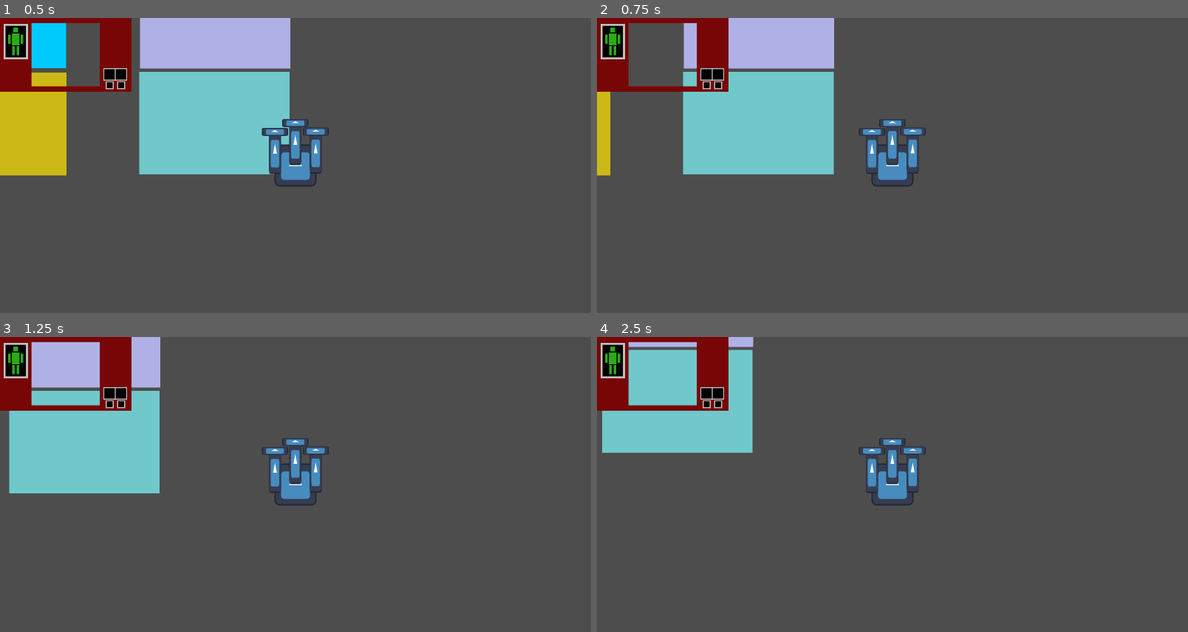
Above: before the commit, frames 1-4 (two rows, left to right).
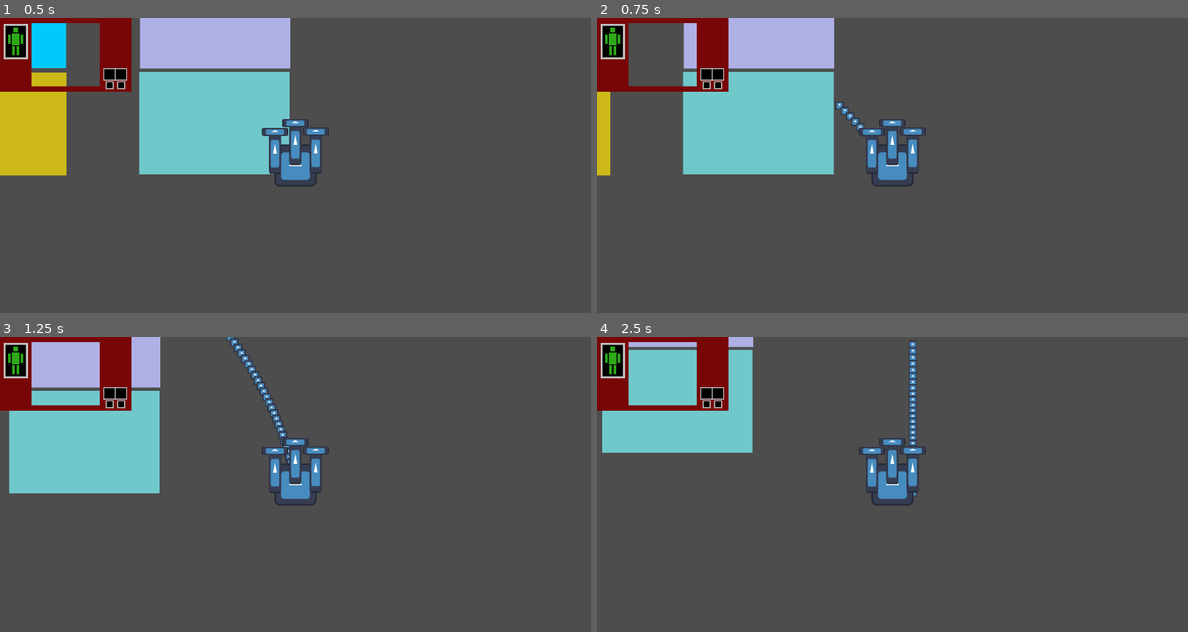
Above: after the commit, the same moments.

Repository: alin-but-real/gamenr1
Game: Godot game, scene res://scenes/main.tscn
Same seed, same stepped clock (60 frames per second), same inputs: the game is played once before the commit and once after it. The engine's default icon, where the game draws it, is replaced by a stand-in: a white triangle on a blue panel in a dark square.
Inputs:
- Up to frame 1 (0.5 s): no input
- Up to frame 2 (0.75 s): tap Enter at 0.5 s; hold E (move_right) from 0.53 s (still down); hold Space (fire_weapon_0) from 0.53 s (still down)
- Up to frame 3 (1.25 s): keep holding E (move_right); keep holding Space (fire_weapon_0)
- Up to frame 4 (2.5 s): release E (move_right) at 1.28 s; release Space (fire_weapon_0) at 1.28 s; hold S (move_backward) 1.28-2.03 s; tap 1 (fire_weapon_1) at 1.35 s; hold E (move_right) from 2.03 s (still down); hold 2 (fire_weapon_2) from 2.03 s (still down)

Frame 1 is identical in both runs. In frame 2, 0.1% of the frame differs, in the area x 40-46%, y 28-41%; in frame 3, 0.4%, in the area x 38-49%, y 0-43%; in frame 4, 0.4%.
Error before the commit: Cannot call method 'add_child' on a null value. (res://scripts/weapon_projectile.gd:11)

Commit message:
fixed bullets, needs prettying up still

Diff:
--- a/scripts/projectile.gd
+++ b/scripts/projectile.gd
@@ -1,7 +1,15 @@
 extends Area2D
+
+@export var bullet_speed = 1000
+@export var bullet_lifetime = 2
 
 func _ready() -> void:
 	print_debug("bullet fired")
+	$Timer.wait_time = bullet_lifetime
+
+func _process(delta: float) -> void:
+	position.y += bullet_speed*-cos(rotation) * delta
+	position.x += bullet_speed*sin(rotation) * delta
 
 func _on_timer_timeout() -> void:
 	queue_free()
--- a/scripts/weapon_projectile.gd
+++ b/scripts/weapon_projectile.gd
@@ -1,11 +1,16 @@
 extends Node2D
 @export var projectile: PackedScene
 
+var player
+var weapon_slot
 
 func _ready():
-	var parent = get_parent()
-	parent.fire_weapon.connect(_on_fire_weapon)
+	#this section ties the code together for firing the weapons to the weapon's slot, and position data
+	weapon_slot = get_parent()
+	weapon_slot.fire_weapon.connect(_on_fire_weapon)
 
 func _on_fire_weapon():
 	var bullet_instance = projectile.instantiate()
-	get_node("Main").add_child(bullet_instance) #THIS IS BUGGED. GET_NODE NEEDS TO REFER TO THE WORLD, THEN THIS WORKS
+	bullet_instance.rotation = weapon_slot.global_rotation
+	bullet_instance.position = weapon_slot.global_position
+	get_node("/root/Main").add_child(bullet_instance) #THIS IS REALLY FRAGILE IF WE MOVE MAIN.
